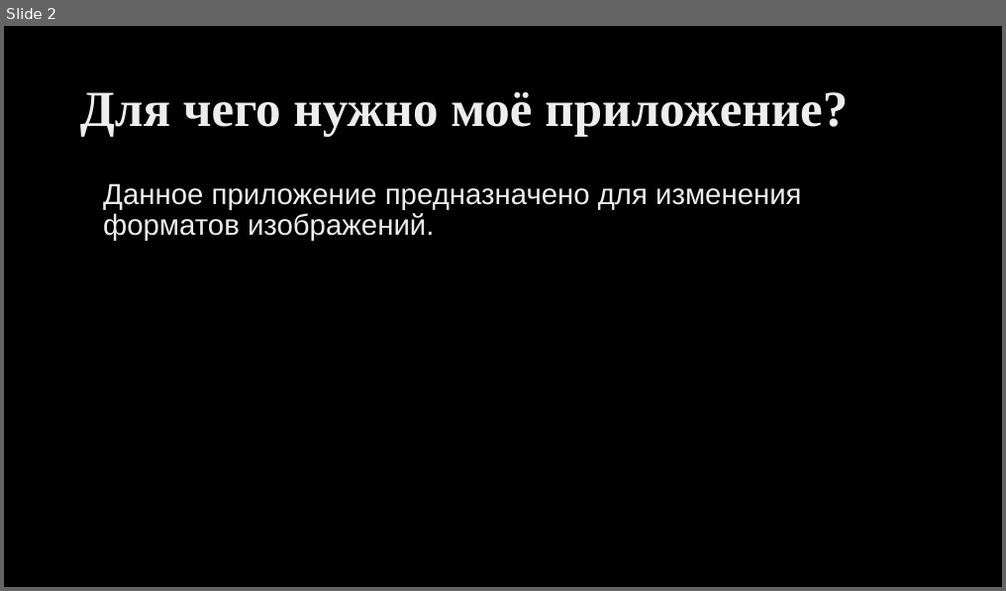
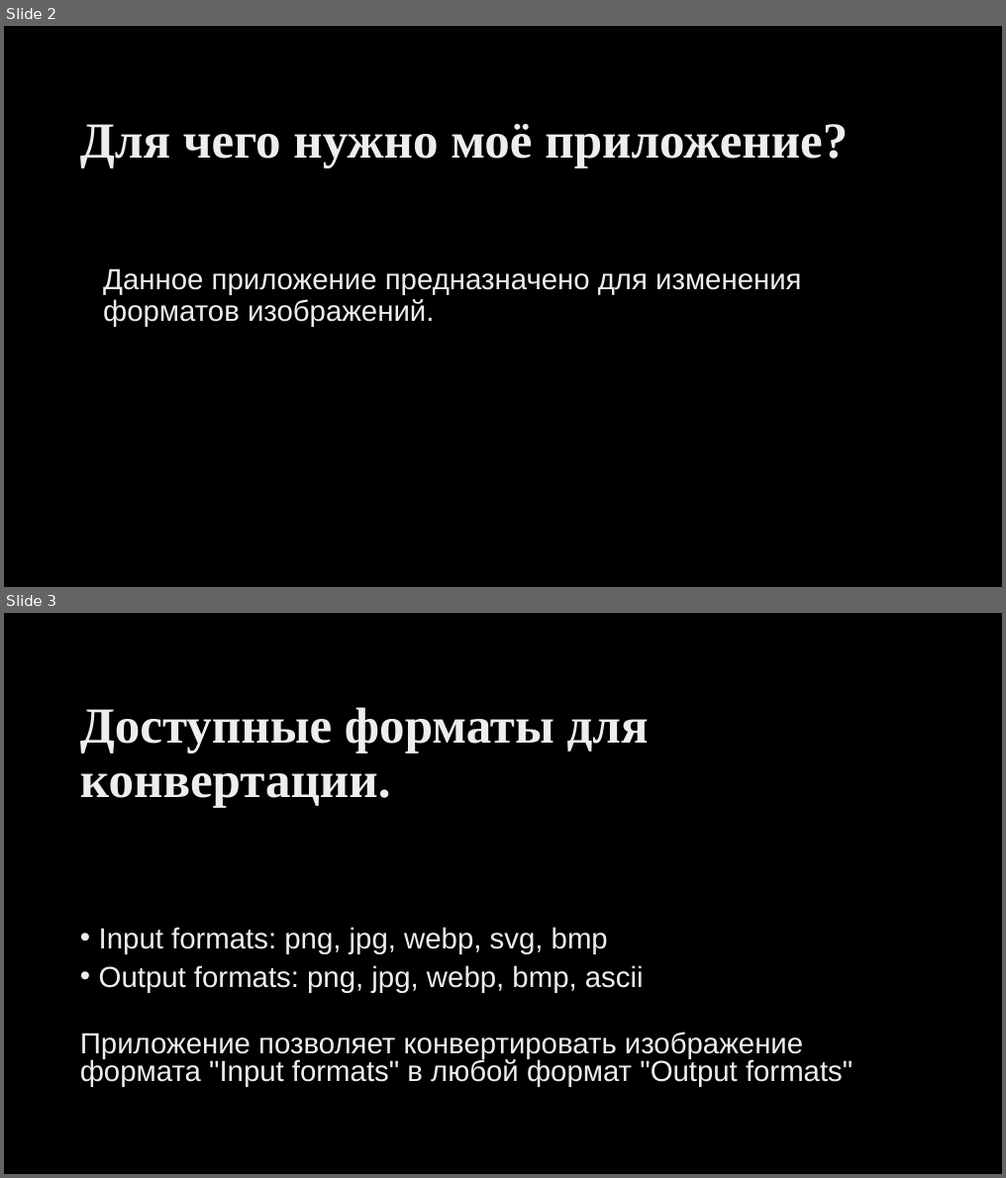
Before and after one commit to Concroach/Converter, a slide deck: Презентация Конвертер форматов изображений.pptx. Shown one above the other, each under a label of ours: slide 2 before the commit, slides 2 and 3 after it. The pictures are 1006x591 and 1006x1178 pixels, drawn with LibreOffice and Linux fonts; fonts in the diff are those of the drawing; background and template pictures are left out. Boxes give left, top, right and bottom in pixels: in the first picture for what was removed or moved away, otherwise in the second. Text is boxed around its words. In the diff, an @@ line names an element or a change of style, - is before the commit and + after.

```diff
--- a/Презентация Конвертер форматов изображений.pptx
+++ b/Презентация Конвертер форматов изображений.pptx
@@ slide 3 added at (4,613,1002,1174), background picture (left out) @@
@@ title added at (80,707,648,808), 48.6 pt, text gradient #BFBFBF to #EDEDED to #FFFFFF, bold @@
+Доступные форматы для конвертации.
@@ text added at (80,927,852,1087), 28 pt, text gradient #BFBFBF to #EDEDED to #FFFFFF @@
+• Input formats: png, jpg, webp, svg, bmp
+• Output formats: png, jpg, webp, bmp, ascii
+Приложение позволяет конвертировать изображение формата "Input formats" в любой формат "Output formats"
@@ slide 2 changed as well @@
@@ title "Для чего нужно моё приложение?": place and size @@
-title "Для чего нужно моё приложение?" at (80,92,847,137)
+title "Для чего нужно моё приложение?" at (80,124,847,169)
@@ title "Для чего нужно моё приложение?" at (80,124,847,169): text colour gradient #DEDEDE to #EDEDED to #FFFFFF to gradient #BFBFBF to #EDEDED to #FFFFFF @@
@@ text "Данное приложение предназначено для изменения ..." at (103,269,801,327): text colour gradient #DEDEDE to #EDEDED to #FFFFFF to gradient #BFBFBF to #EDEDED to #FFFFFF @@
@@ text "Данное приложение предназначено для изменения ...": place and size @@
-text "Данное приложение предназначено для изменения ..." at (103,183,801,241)
+text "Данное приложение предназначено для изменения ..." at (103,269,801,327)
```
Also in this commit, not shown: 3 other slides changed, 1 other slide added, 2 slides removed.
